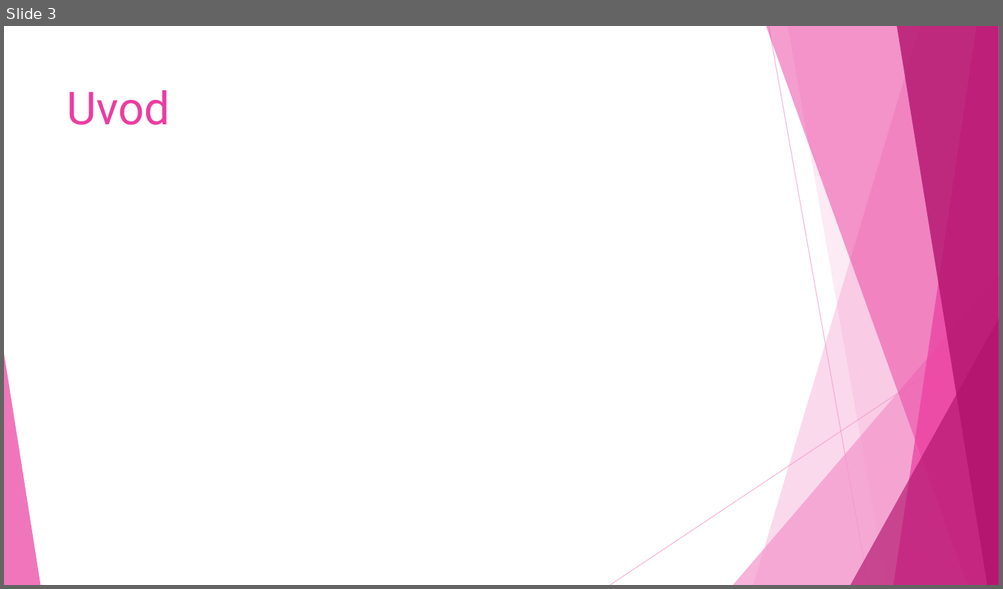
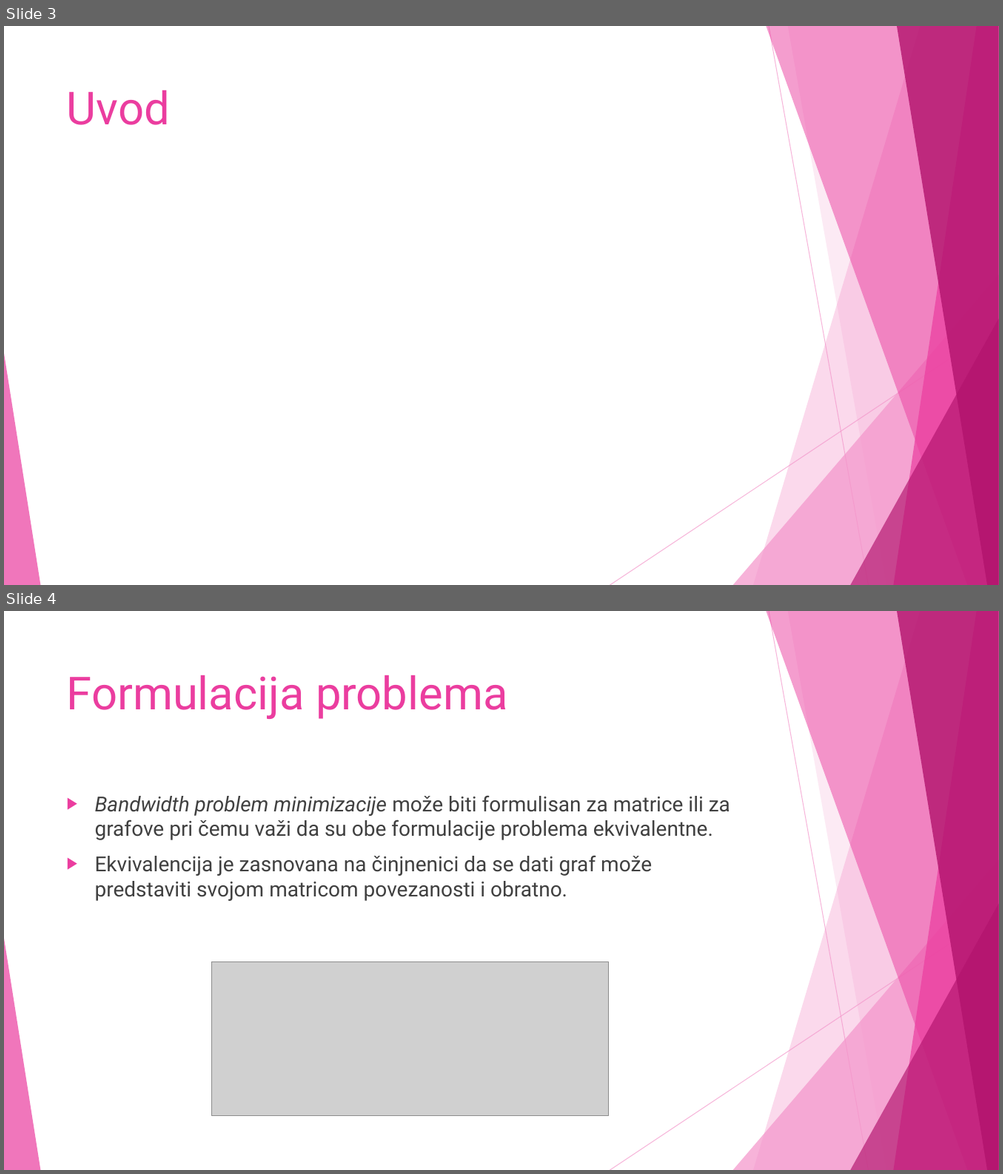
Before and after one commit to NevenaaNikolic/Bandwidth-minimization-problem, a slide deck: Presentation/BMP.ppsx. Shown one above the other, each under a label of ours: slide 3 before the commit, slides 3 and 4 after it. The pictures are 1003x589 and 1003x1174 pixels, drawn with LibreOffice and Linux fonts; fonts in the diff are those of the drawing; grey boxes stand for pictures. Boxes give left, top, right and bottom in pixels: in the first picture for what was removed or moved away, otherwise in the second. Text is boxed around its words. In the diff, an @@ line names an element or a change of style, - is before the commit and + after.

```diff
--- a/Presentation/BMP.ppsx
+++ b/Presentation/BMP.ppsx
@@ slide 4 added at (x1=4, y1=611, x2=999, y2=1170), background #FFFFFF; not listed: 10 template elements that a slide beside it also shows @@
@@ title added at (x1=67, y1=675, x2=508, y2=719), 44 pt, text #EB3D9F @@
+Formulacija problema
@@ text added at (x1=95, y1=795, x2=730, y2=901), 20 pt, text #404040 @@
+▶ Bandwidth problem minimizacije može biti formulisan za matrice ili za grafove pri čemu važi da su obe formulacije problema ekvivalentne.
+▶ Ekvivalencija je zasnovana na činjnenici da se dati graf može predstaviti svojom matricom povezanosti i obratno.
@@ picture added at (x1=212, y1=963, x2=609, y2=1116) @@
```
Also in this commit, not shown: 8 other slides added.
